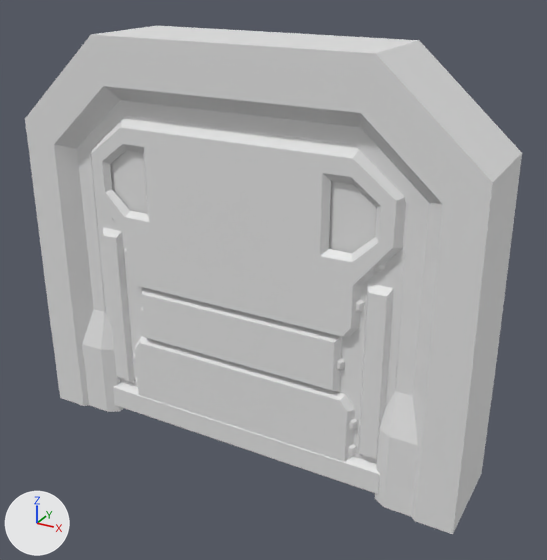
An edit to the FBX model 2022_3DGED_GDApp/Content/Assets/Models/Shopping Centre/Doors/Exit Door/exit_door.fbx, drawn before and after from the same camera.
Before and after are seen from a 50 mm lens placed at (3.89, 58.94, 4.14), pointed at (1.1, 64.01, 1.61). Arrows for +X, +Y and +Z are at lower left; the lights stay in place. Where no turn or scale is listed for an object, it has been applied to the vertices.

The scene before the commit, as lines of its bpy script (objects in view):
```python
me_door = bpy.data.meshes.new('door')
me_door.from_pydata(...)  # 380 vertices, 238 faces; spans x -1.4..1.4, y -0.21..0.21, z 0.0..2.84
me_frame = bpy.data.meshes.new('frame')
me_frame.from_pydata(...)  # 108 vertices, 80 faces; spans x -1.99..1.99, y -0.42..0.42, z 0.0..3.5
ob_door = bpy.data.objects.new('door', me_door)
ob_door.location = (0.913, 63.849, 0.051)
ob_frame = bpy.data.objects.new('frame', me_frame)
ob_frame.location = (0.913, 63.989, 0.032)
```
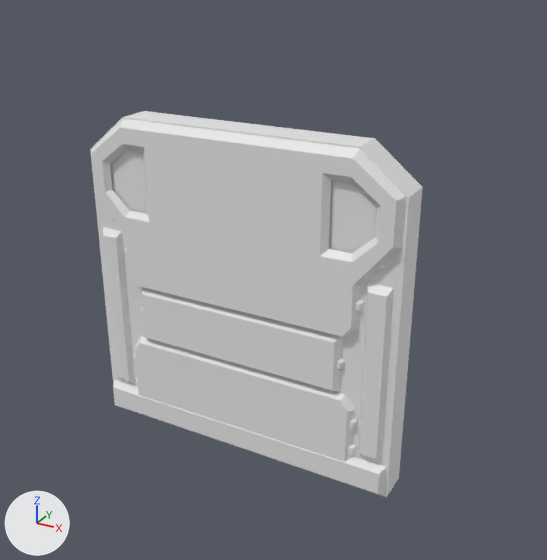
The newer file is also turned or shifted as a whole; pictures and numbers use the older file's frame.

What differs and where, as boxes [x1, y1, x2, y2] in the pictures (547 x 560 px):
'frame', deleted: before [25, 26, 522, 534]

The change, as a diff of the scene's bpy script:
```diff
--- a/2022_3DGED_GDApp/Content/Assets/Models/Shopping Centre/Doors/Exit Door/exit_door.fbx.py
+++ b/2022_3DGED_GDApp/Content/Assets/Models/Shopping Centre/Doors/Exit Door/exit_door.fbx.py
@@ ob_frame @@
-ob_frame = bpy.data.objects.new('frame', me_frame)
-ob_frame.location = (0.913, 63.989, 0.032)
```
